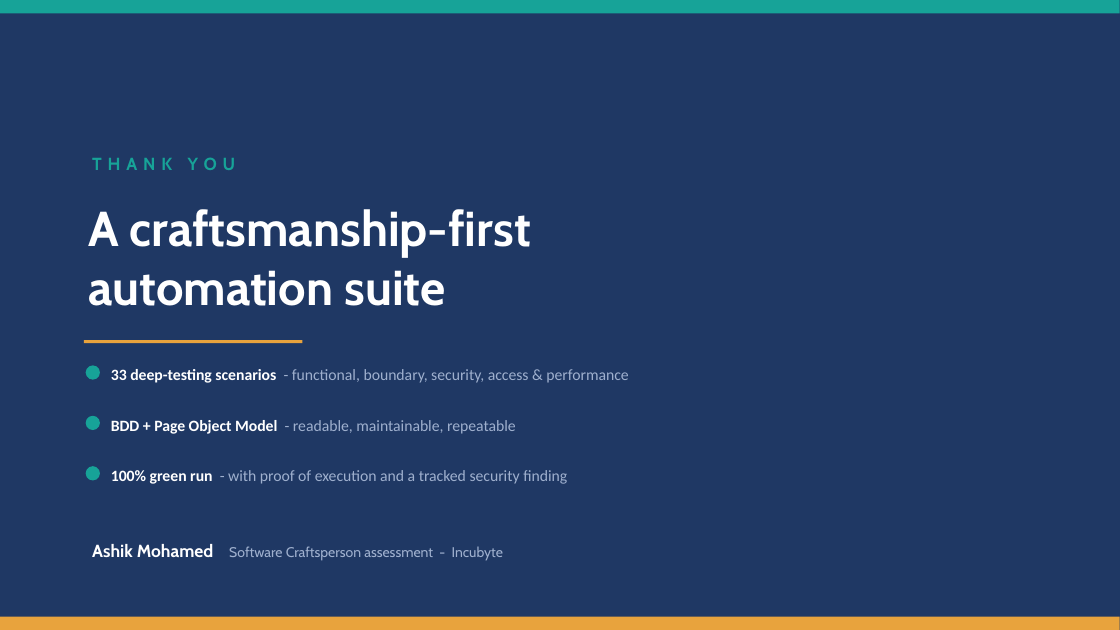
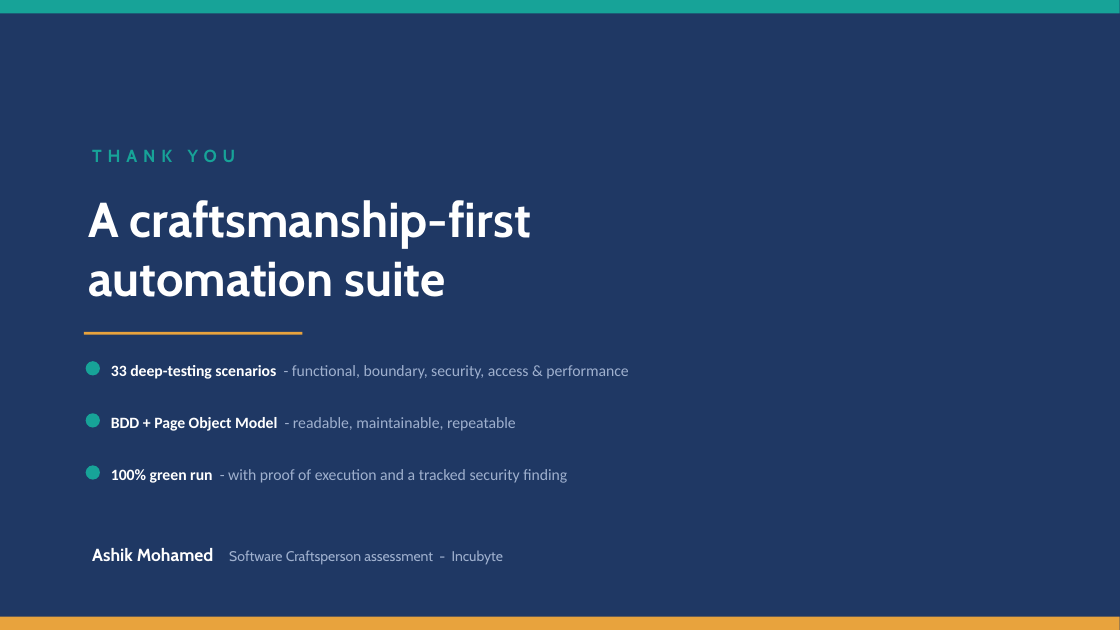
Before and after one commit to ashikmohamed86-svg/parabank-automation, a slide deck: slide 17 of presentation/ParaBank_Assessment_Demo.pptx (slide 11 before the commit). Drawn at 1120x630 pixels with LibreOffice and Linux fonts; fonts in the diff are those of the drawing. Boxes give left, top, right and bottom in pixels: in the first picture for what was removed or moved away, otherwise in the second. Text is boxed around its words. In the diff, an @@ line names an element or a change of style, - is before the commit and + after.

```diff
--- a/presentation/ParaBank_Assessment_Demo.pptx
+++ b/presentation/ParaBank_Assessment_Demo.pptx
@@ 2 texts, 1 rectangle: place and size @@
-2 texts, 1 rectangle at [84, 157, 531, 344]
+2 texts, 1 rectangle at [84, 149, 531, 335]
@@ text "33 deep-testing scenarios - functional, ...": place and size @@
-text "33 deep-testing scenarios - functional, ..." at [111, 369, 628, 383]
+text "33 deep-testing scenarios - functional, ..." at [111, 365, 628, 379]
@@ ellipse: place and size @@
-ellipse at [86, 365, 100, 380]
+ellipse at [86, 361, 100, 376]
@@ text "Ashik Mohamed Software Craftsperson assessment ...": place and size @@
-text "Ashik Mohamed Software Craftsperson assessment ..." at [92, 544, 503, 561]
+text "Ashik Mohamed Software Craftsperson assessment ..." at [92, 548, 503, 565]
```
Also in this commit, not shown: 8 other slides changed, 8 slides added, 2 slides removed.
